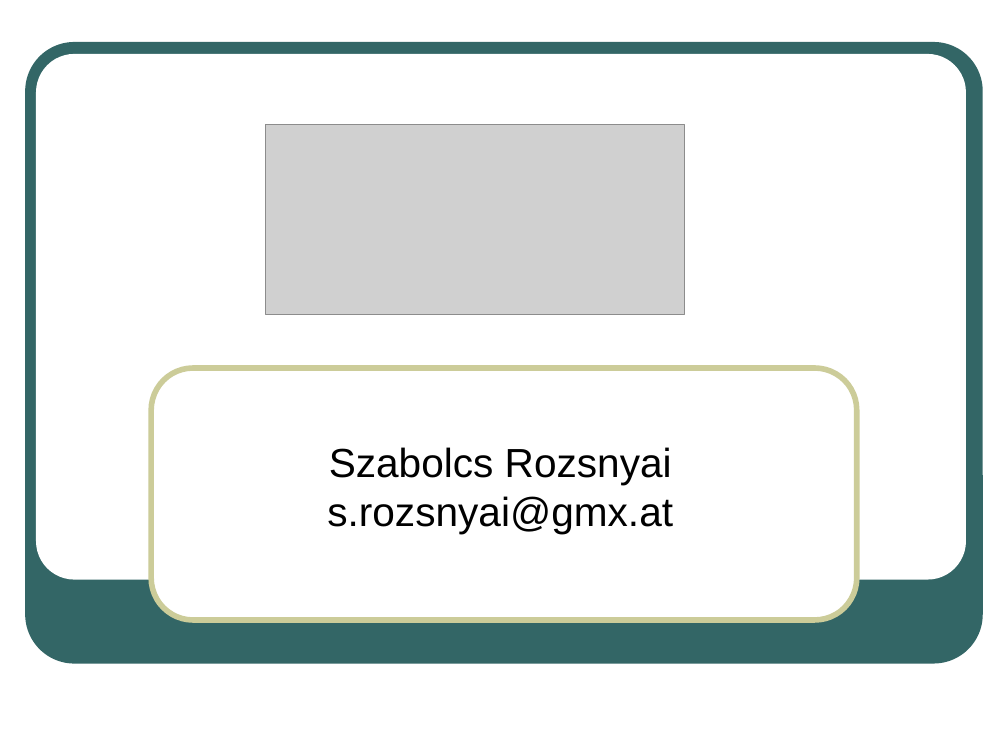
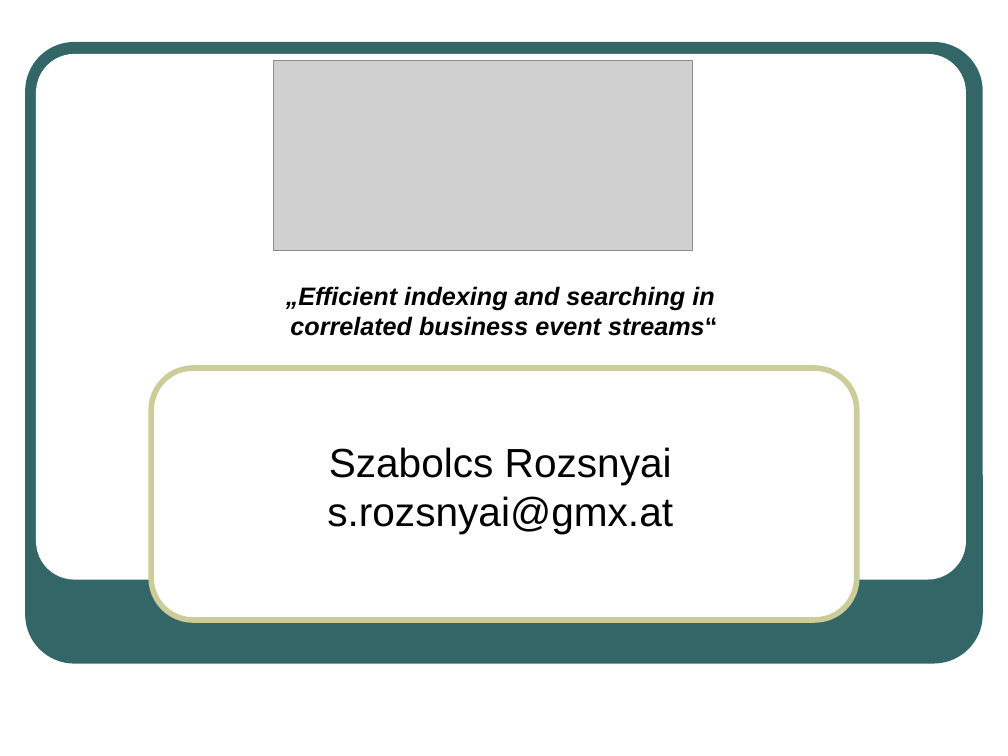
Before and after one commit to BackupTheBerlios/springbreak, a slide deck: slide 1 of sena/SzabolcsDiplomarbeit/Event Cloud Presentation.ppt. Drawn at 1008x756 pixels with LibreOffice and Linux fonts; fonts in the diff are those of the drawing; grey boxes stand for pictures. Boxes give left, top, right and bottom in pixels: in the first picture for what was removed or moved away, otherwise in the second. Text is boxed around its words. In the diff, an @@ line names an element or a change of style, - is before the commit and + after.

```diff
--- a/sena/SzabolcsDiplomarbeit/Event Cloud Presentation.ppt
+++ b/sena/SzabolcsDiplomarbeit/Event Cloud Presentation.ppt
@@ picture: place and size @@
-picture at box(266, 124, 684, 314)
+picture at box(274, 60, 692, 251)
@@ text added at box(286, 286, 718, 336), 18 pt, text #000000, bold, italic @@
+„Efficient indexing and searching in
+correlated business event streams“
```
Also in this commit, not shown: 6 other slides changed.
